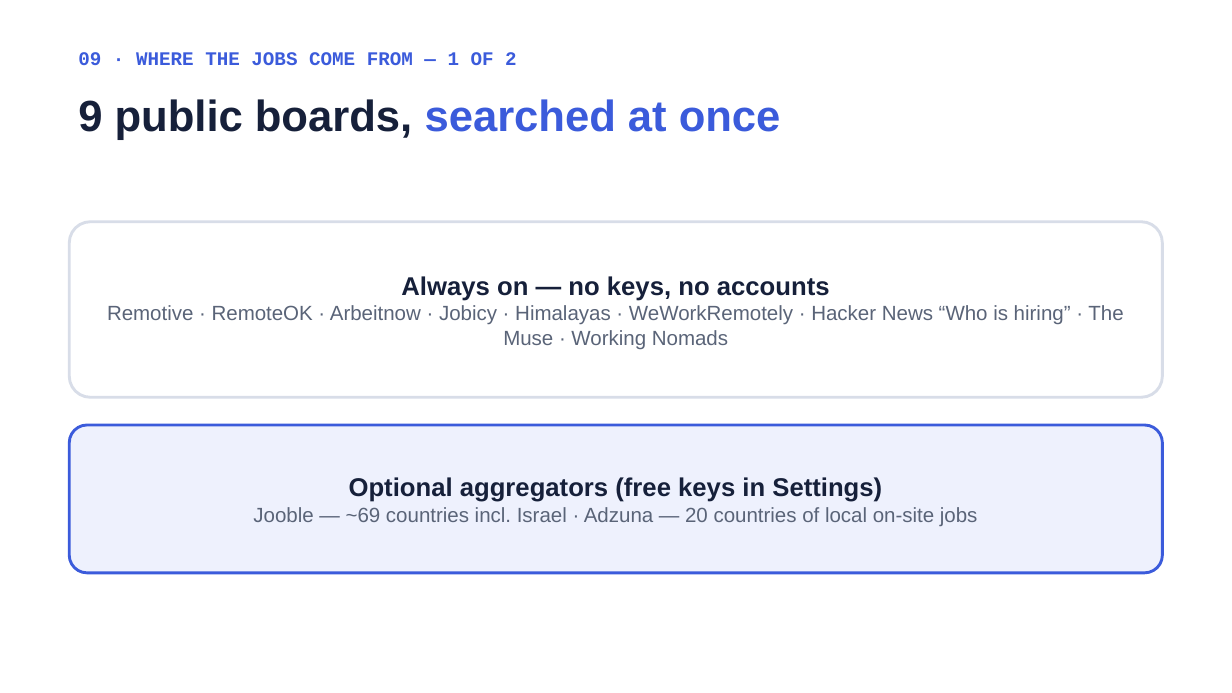
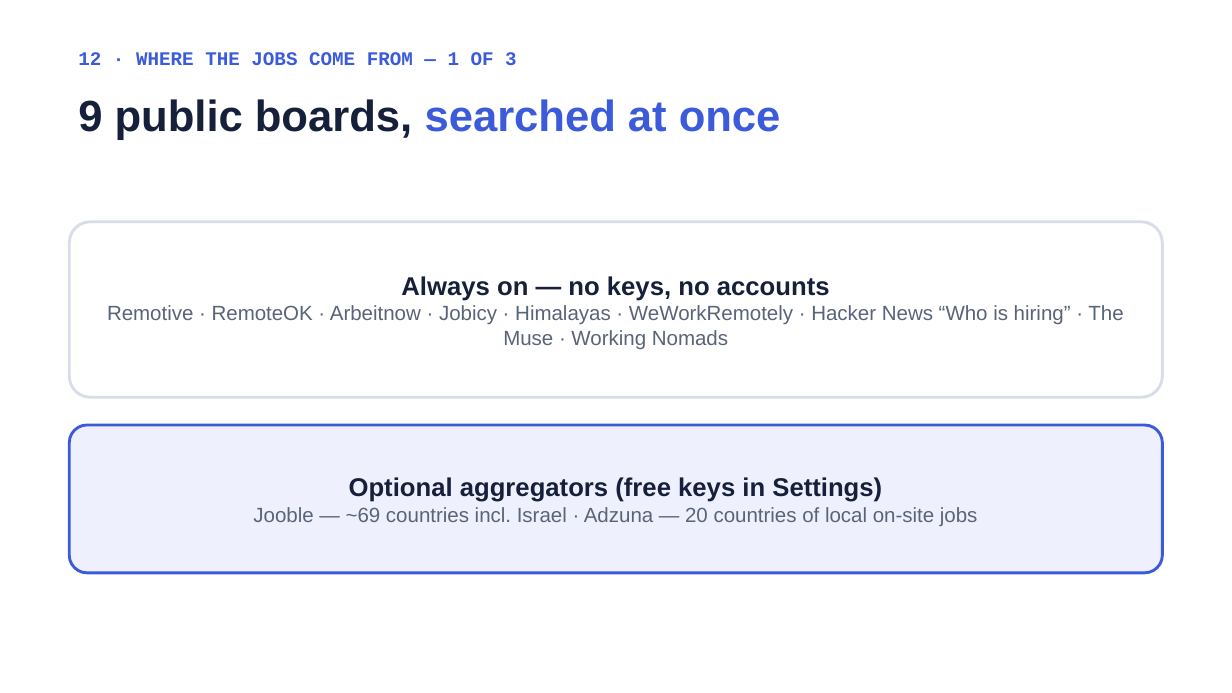
Before and after one commit to DavidZeff1/agent, a slide deck: slide 33 of presentation/Job Agent Presentation.pptx (slide 22 before the commit). Drawn at 1232x693 pixels with LibreOffice and Linux fonts; fonts in the diff are those of the drawing. Boxes give left, top, right and bottom in pixels: in the first picture for what was removed or moved away, otherwise in the second. Text is boxed around its words. In the diff, an @@ line names an element or a change of style, - is before the commit and + after.

```diff
--- a/presentation/Job Agent Presentation.pptx
+++ b/presentation/Job Agent Presentation.pptx
@@ text at (78, 52, 517, 65): text changed @@
-09 · WHERE THE JOBS COME FROM — 1 OF 2
+12 · WHERE THE JOBS COME FROM — 1 OF 3
```
Also in this commit, not shown: 15 other slides changed, 13 slides added, 2 other files.
